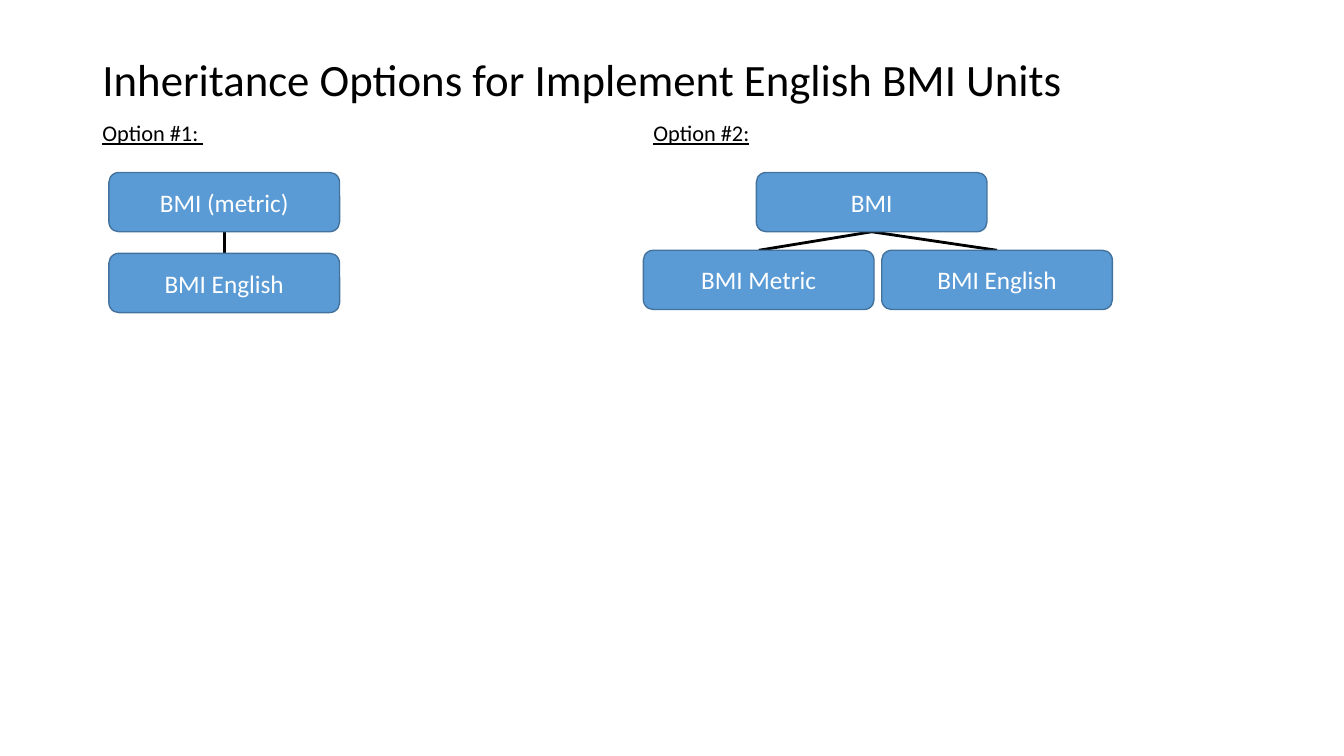
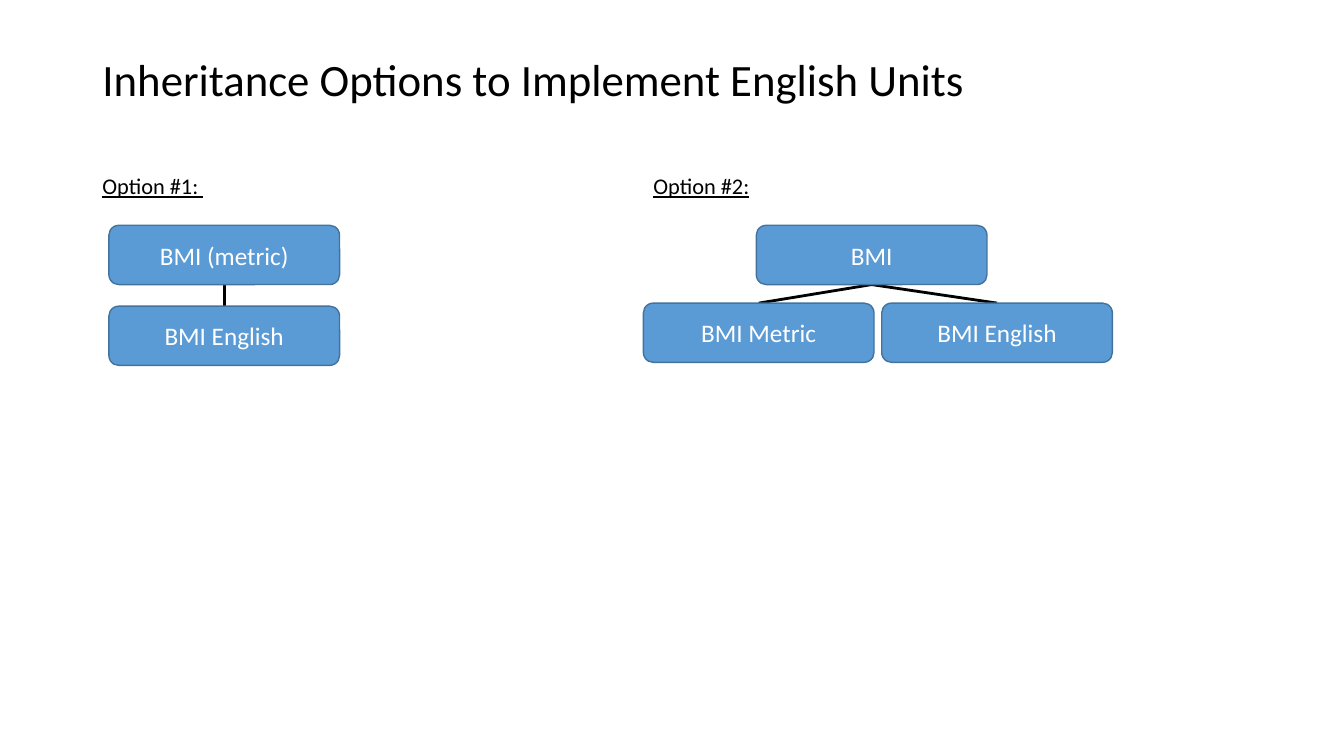
Before and after one commit to EricJPogue/www-epogue-info, a slide deck: slide 18 of CPSC-24500/Week01/2016SpringW01Slides.pptx (slide 14 before the commit). Drawn at 1344x756 pixels with LibreOffice and Linux fonts; fonts in the diff are those of the drawing. Boxes give left, top, right and bottom in pixels: in the first picture for what was removed or moved away, otherwise in the second. Text is boxed around its words. In the diff, an @@ line names an element or a change of style, - is before the commit and + after.

```diff
--- a/CPSC-24500/Week01/2016SpringW01Slides.pptx
+++ b/CPSC-24500/Week01/2016SpringW01Slides.pptx
@@ title at [102,65,963,104]: text changed @@
-Inheritance Options for Implement English BMI Units
+Inheritance Options to Implement English Units
@@ 3 lines: place and size @@
-3 lines at [224,232,997,253]
+3 lines at [224,284,997,307]
@@ 5 rounded rectangles, 2 texts: place and size @@
-5 rounded rectangles, 2 texts at [102,125,1113,313]
+5 rounded rectangles, 2 texts at [102,178,1113,366]
```
Also in this commit, not shown: 16 other slides changed, 16 slides added, 2 slides removed, 5 other files.
